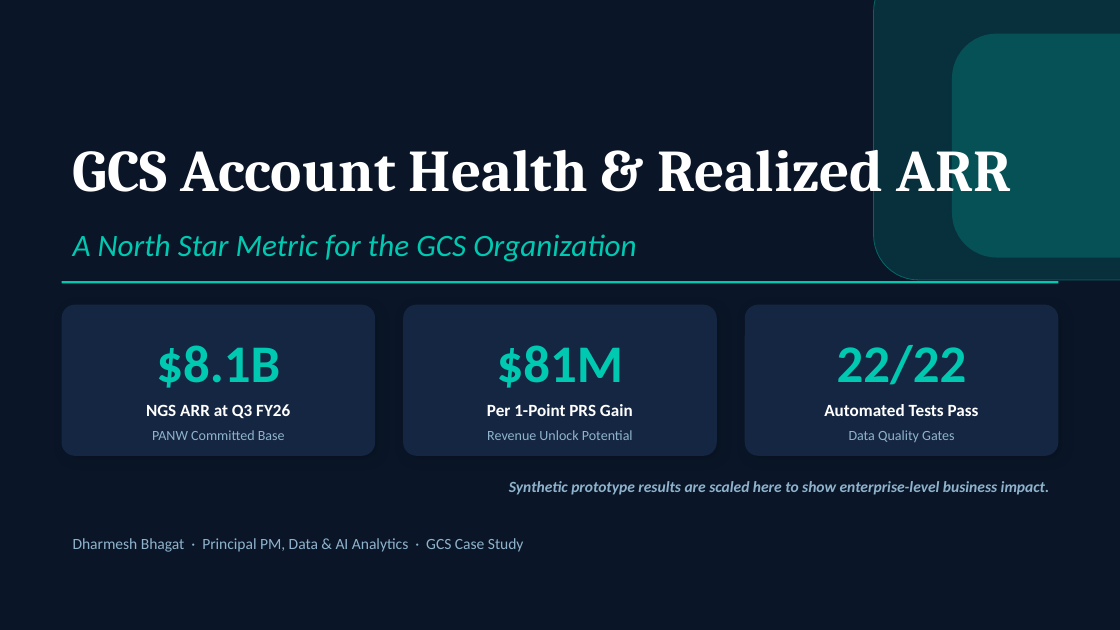
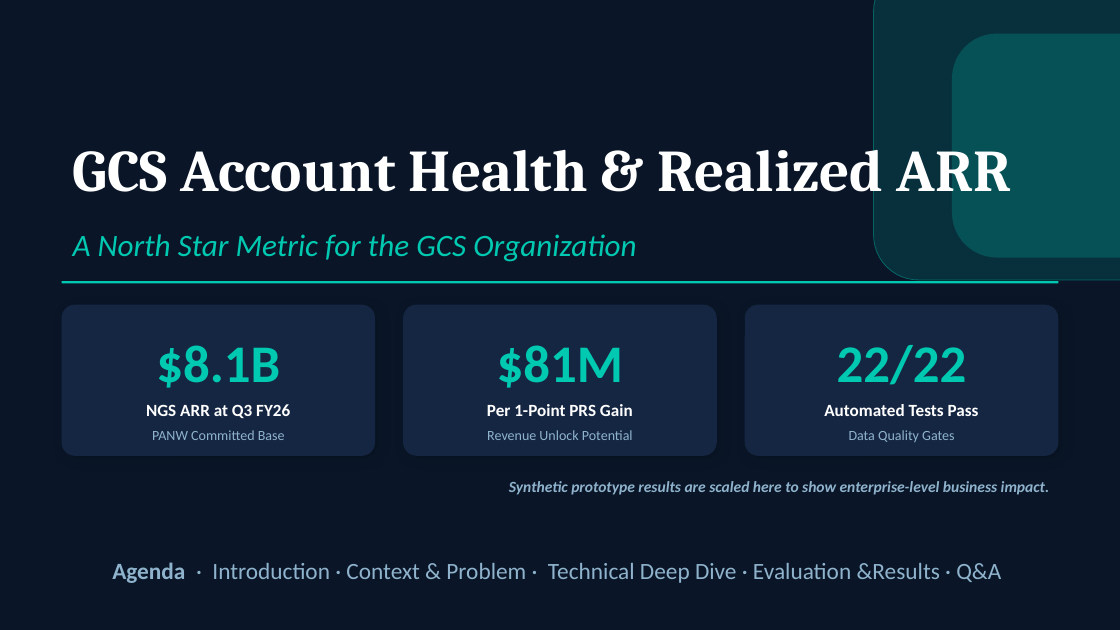
Before and after one commit to DharmeshBhagat/panw-gcs-northstar, a slide deck: slide 1 of presentation/PANW_GCS_RealizedARR_FinalDeck.pptx. Drawn at 1120x630 pixels with LibreOffice and Linux fonts; fonts in the diff are those of the drawing. Boxes give left, top, right and bottom in pixels: in the first picture for what was removed or moved away, otherwise in the second. Text is boxed around its words. In the diff, an @@ line names an element or a change of style, - is before the commit and + after.

```diff
--- a/presentation/PANW_GCS_RealizedARR_FinalDeck.pptx
+++ b/presentation/PANW_GCS_RealizedARR_FinalDeck.pptx
@@ text removed at box(73, 538, 524, 552) @@
-Dharmesh Bhagat · Principal PM, Data & AI Analytics · GCS Case Study
@@ text added at box(112, 562, 1001, 583), 15 pt, text #8FB3CC @@
+Agenda · Introduction · Context & Problem · Technical Deep Dive · Evaluation &Results · Q&A
```
Also in this commit, not shown: 5 other slides changed, 4 slides added.
